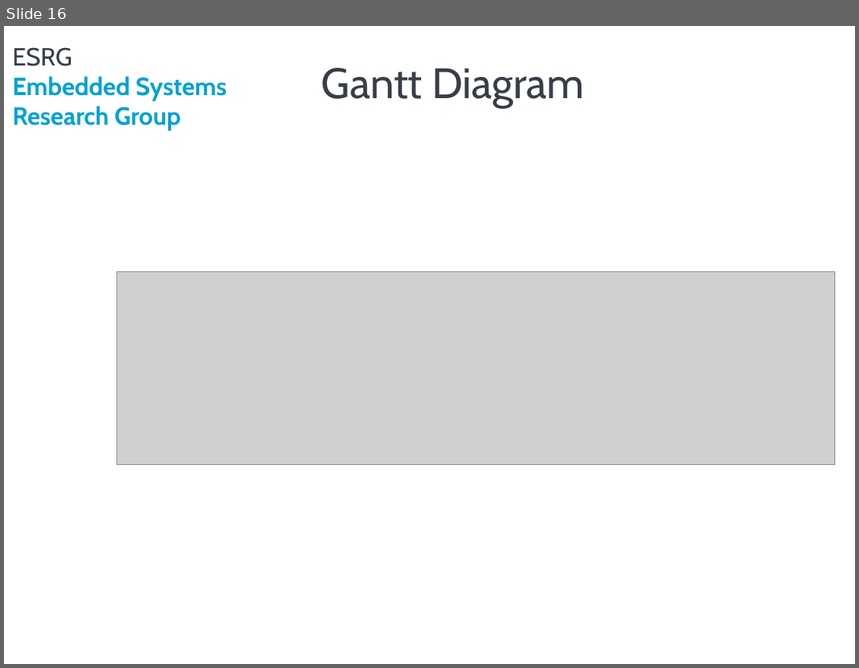
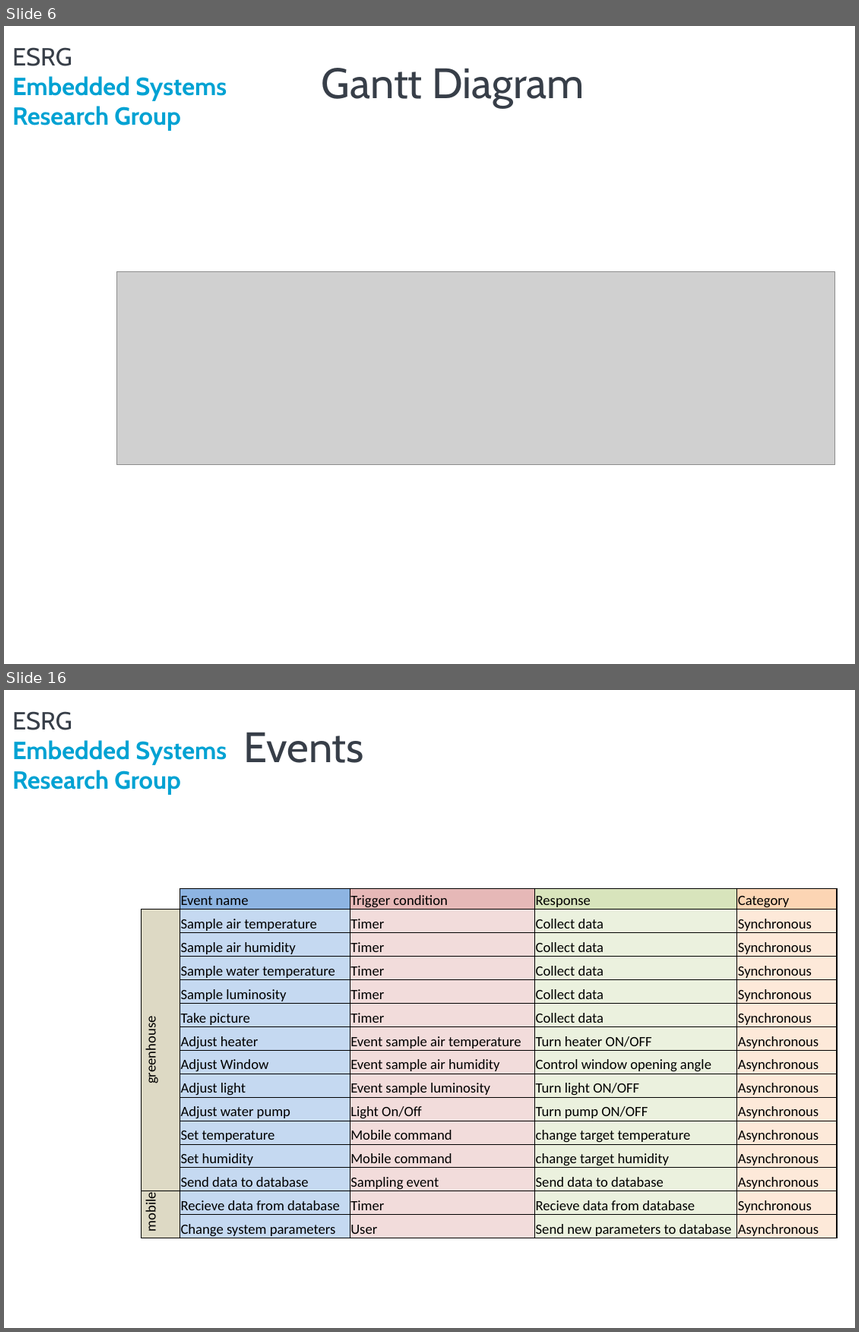
Before and after one commit to rafaelandrepedro/embebidos2122, a slide deck: Presentations/análise.pptx. Shown one above the other, each under a label of ours: slide 16 before the commit, slides 6 and 16 after it; the slides between them are not shown. The pictures are 859x668 and 859x1332 pixels, drawn with LibreOffice and Linux fonts; fonts in the diff are those of the drawing; grey boxes stand for pictures; background and template pictures are left out. Boxes give left, top, right and bottom in pixels: in the first picture for what was removed or moved away, otherwise in the second. Text is boxed around its words. In the diff, an @@ line names an element or a change of style, - is before the commit and + after.

```diff
--- a/Presentations/análise.pptx
+++ b/Presentations/análise.pptx
@@ slide 16 added at box(4, 690, 855, 1328), background #FFFFFF; not listed: 2 template elements that a slide beside it also shows @@
@@ title added at box(243, 733, 364, 763), 36 pt, text #373E48 @@
+Events
@@ table added at box(141, 888, 836, 1242), 15 rows, 5 columns @@
+ | Event name | Trigger condition | Response | Category
+greenhouse | Sample air temperature | Timer | Collect data | Synchronous
+ | Sample air humidity | Timer | Collect data | Synchronous
+ | Sample water temperature | Timer | Collect data | Synchronous
+ | Sample luminosity | Timer | Collect data | Synchronous
+ | Take picture | Timer | Collect data | Synchronous
+ | Adjust heater | Event sample air temperature | Turn heater ON/OFF | Asynchronous
+ | Adjust Window | Event sample air humidity | Control window opening angle | Asynchronous
+ | Adjust light | Event sample luminosity | Turn light ON/OFF | Asynchronous
+ | Adjust water pump | Light On/Off | Turn pump ON/OFF | Asynchronous
+ | Set temperature | Mobile command | change target temperature | Asynchronous
+ | Set humidity | Mobile command | change target humidity | Asynchronous
+ | Send data to database | Sampling event | Send data to database | Asynchronous
+mobile | Recieve data from database | Timer | Recieve data from database | Synchronous
+ | Change system parameters | User | Send new parameters to database | Asynchronous
@@ what was slide 16 is now slide 6 @@
```
Also in this commit, not shown: 10 slides changed, 2 other slides added, 2 slides removed, 6 other files.
